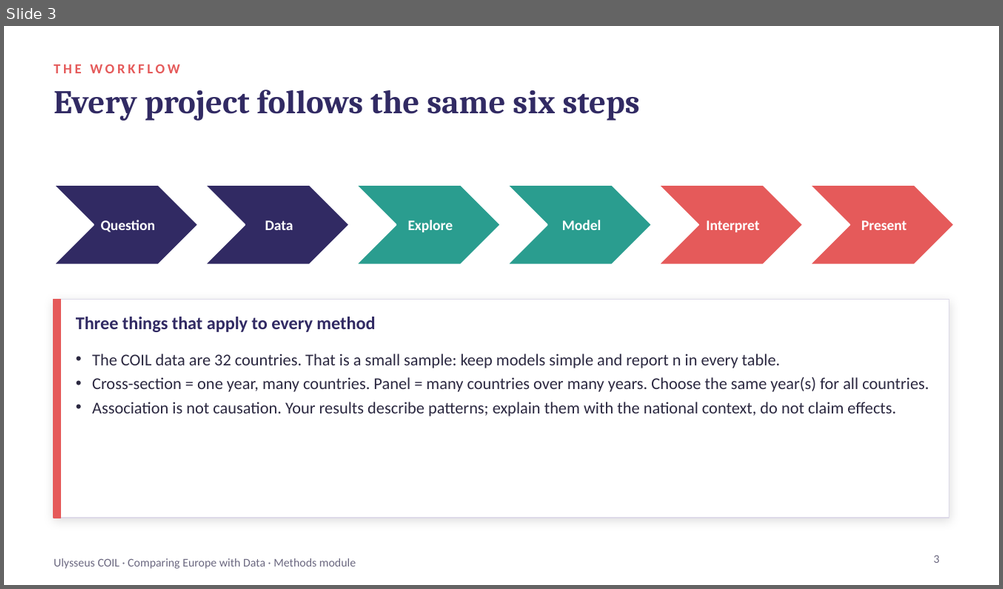
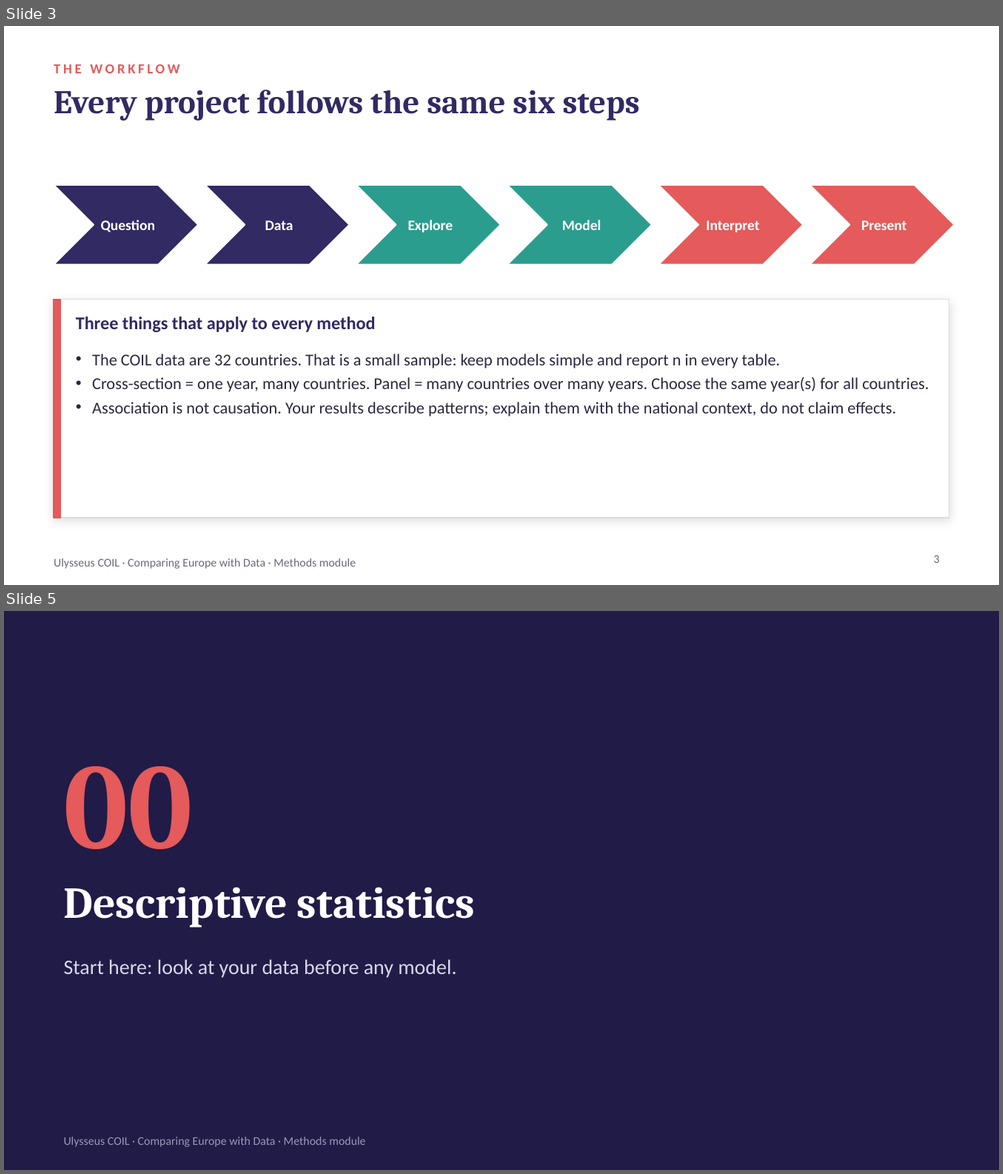
Before and after one commit to coil-europe/coil-europe.github.io, a slide deck: docs/slides/COIL_methods_module.pptx. Shown one above the other, each under a label of ours: slide 3 before the commit, slides 3 and 5 after it; the slides between them are not shown. The pictures are 1003x589 and 1003x1174 pixels, drawn with LibreOffice and Linux fonts; fonts in the diff are those of the drawing. Boxes give left, top, right and bottom in pixels: in the first picture for what was removed or moved away, otherwise in the second. Text is boxed around its words. In the diff, an @@ line names an element or a change of style, - is before the commit and + after.

```diff
--- a/docs/slides/COIL_methods_module.pptx
+++ b/docs/slides/COIL_methods_module.pptx
@@ slide 5 added at (x1=4, y1=611, x2=999, y2=1170), background #211B48 @@
@@ text added at (x1=64, y1=766, x2=193, y2=849), 88 pt, text #E55A5A, bold @@
+00
@@ text added at (x1=64, y1=887, x2=475, y2=928), 32 pt, text #FFFFFF, bold @@
+Descriptive statistics
@@ text added at (x1=64, y1=960, x2=456, y2=978), 15 pt, text #D9D6EA @@
+Start here: look at your data before any model.
@@ text added at (x1=64, y1=1137, x2=365, y2=1147), 8.5 pt, text #9A96B8 @@
+Ulysseus COIL · Comparing Europe with Data · Methods module
```
Also in this commit, not shown: 2 slides changed, 4 other slides added, 6 other files.
